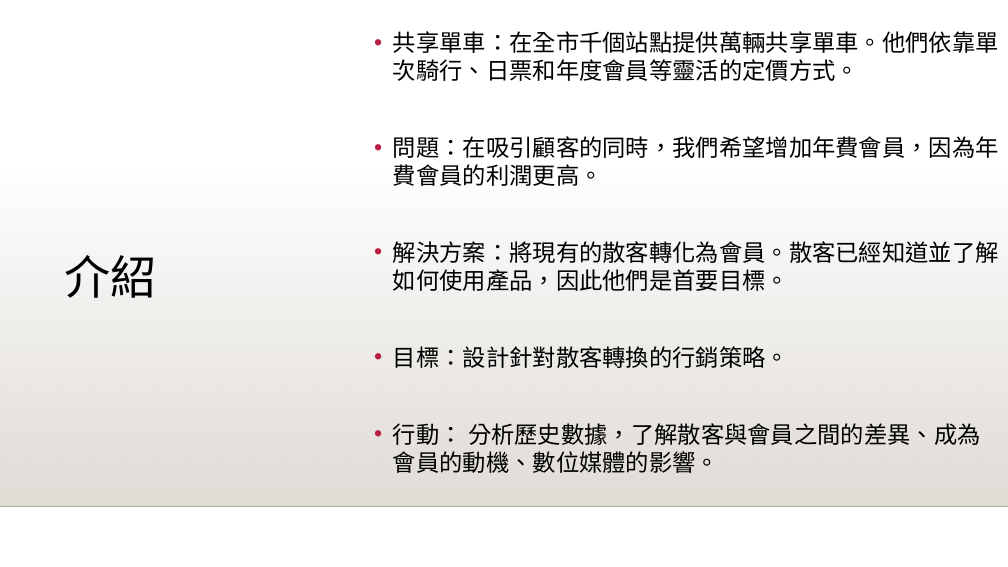
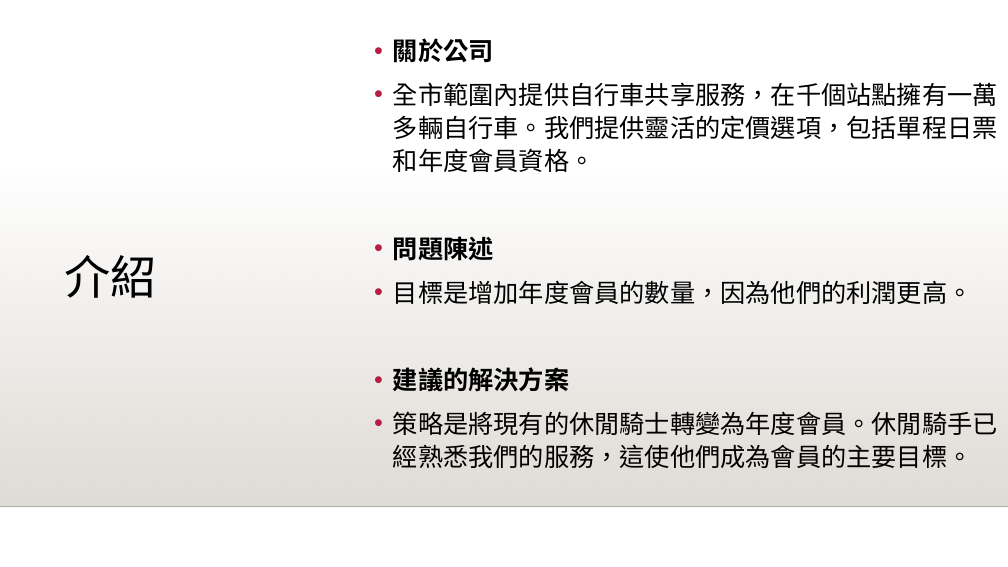
Before and after one commit to y4611676/Unanimous-Project, a slide deck: slide 2 of Analyze_project/Bike_Share/共享單車如何成功.pptx. Drawn at 1008x567 pixels with LibreOffice and Linux fonts; fonts in the diff are those of the drawing; background and template pictures are left out. Boxes give left, top, right and bottom in pixels: in the first picture for what was removed or moved away, otherwise in the second. Text is boxed around its words. In the diff, an @@ line names an element or a change of style, - is before the commit and + after.

```diff
--- a/Analyze_project/Bike_Share/共享單車如何成功.pptx
+++ b/Analyze_project/Bike_Share/共享單車如何成功.pptx
@@ text at (393,38,998,468): text changed; size 22.2 to 24 pt @@
-• 共享單車：在全市千個站點提供萬輛共享單車。他們依靠單次騎行、日票和年度會員等靈活的定價方式。
-• 問題：在吸引顧客的同時，我們希望增加年費會員，因為年費會員的利潤更高。
-• 解決方案：將現有的散客轉化為會員。散客已經知道並了解如何使用產品，因此他們是首要目標。
-• 目標：設計針對散客轉換的行銷策略。
-• 行動： 分析歷史數據，了解散客與會員之間的差異、成為會員的動機、數位媒體的影響。
+• 關於公司
+• 全市範圍內提供自行車共享服務，在千個站點擁有一萬多輛自行車。我們提供靈活的定價選項，包括單程日票和年度會員資格。
+• 問題陳述
+• 目標是增加年度會員的數量，因為他們的利潤更高。
+• 建議的解決方案
+• 策略是將現有的休閒騎士轉變為年度會員。休閒騎手已經熟悉我們的服務，這使他們成為會員的主要目標。
```
Also in this commit, not shown: 11 other slides changed, 1 other file.
